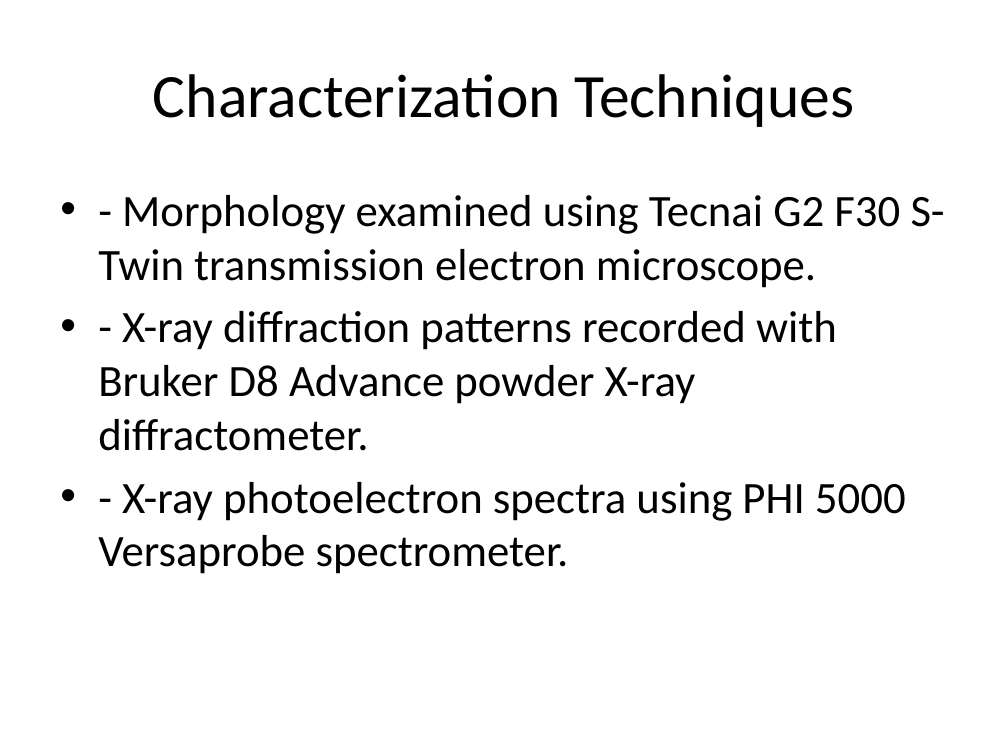
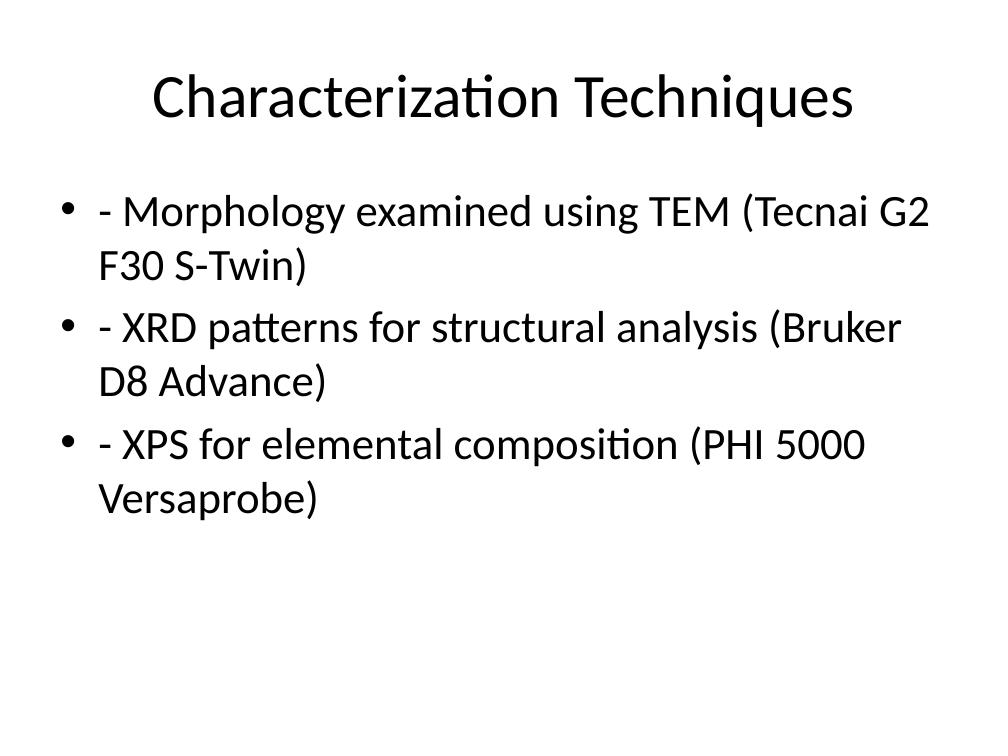
Before and after one commit to knowhrishi/AutoDeckAI-EchoHack, a slide deck: slide 3 of generated_presentation.pptx. Drawn at 1008x756 pixels with LibreOffice and Linux fonts; fonts in the diff are those of the drawing. Boxes give left, top, right and bottom in pixels: in the first picture for what was removed or moved away, otherwise in the second. Text is boxed around its words. In the diff, an @@ line names an element or a change of style, - is before the commit and + after.

```diff
--- a/generated_presentation.pptx
+++ b/generated_presentation.pptx
@@ text at <box>98,193,930,521</box>: text changed @@
-• - Morphology examined using Tecnai G2 F30 S-Twin transmission electron microscope.
-• - X-ray diffraction patterns recorded with Bruker D8 Advance powder X-ray diffractometer.
-• - X-ray photoelectron spectra using PHI 5000 Versaprobe spectrometer.
+• - Morphology examined using TEM (Tecnai G2 F30 S-Twin)
+• - XRD patterns for structural analysis (Bruker D8 Advance)
+• - XPS for elemental composition (PHI 5000 Versaprobe)
```
Also in this commit, not shown: 5 other slides changed, 1 slide added, 1 slide removed, 2 other files.
